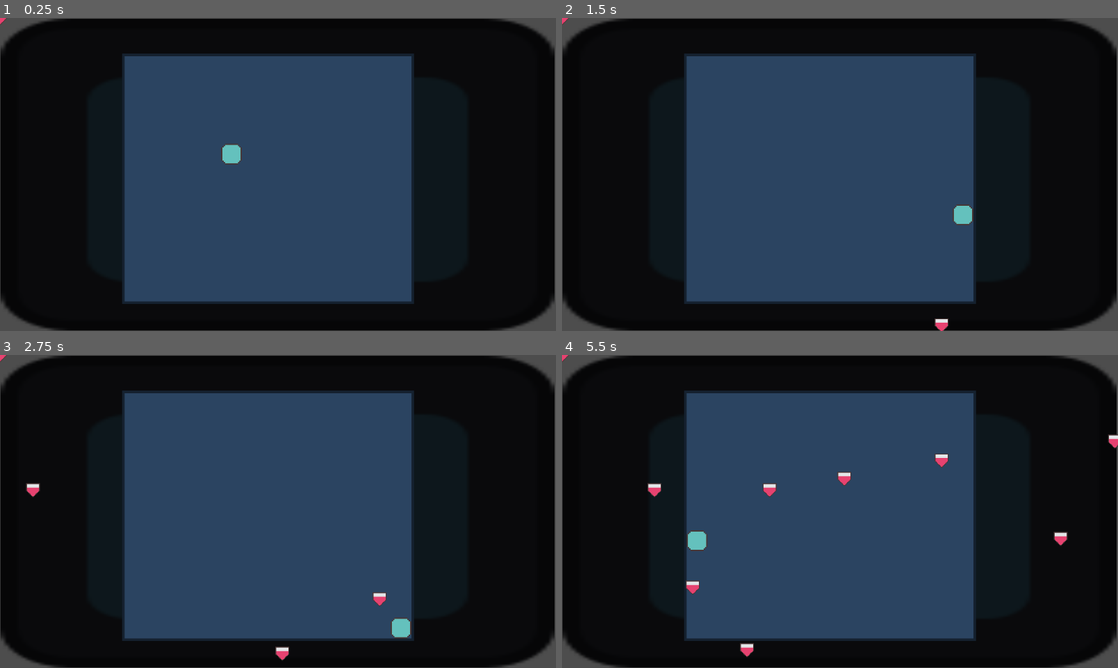
Above: before the commit, frames 1-4 (two rows, left to right).
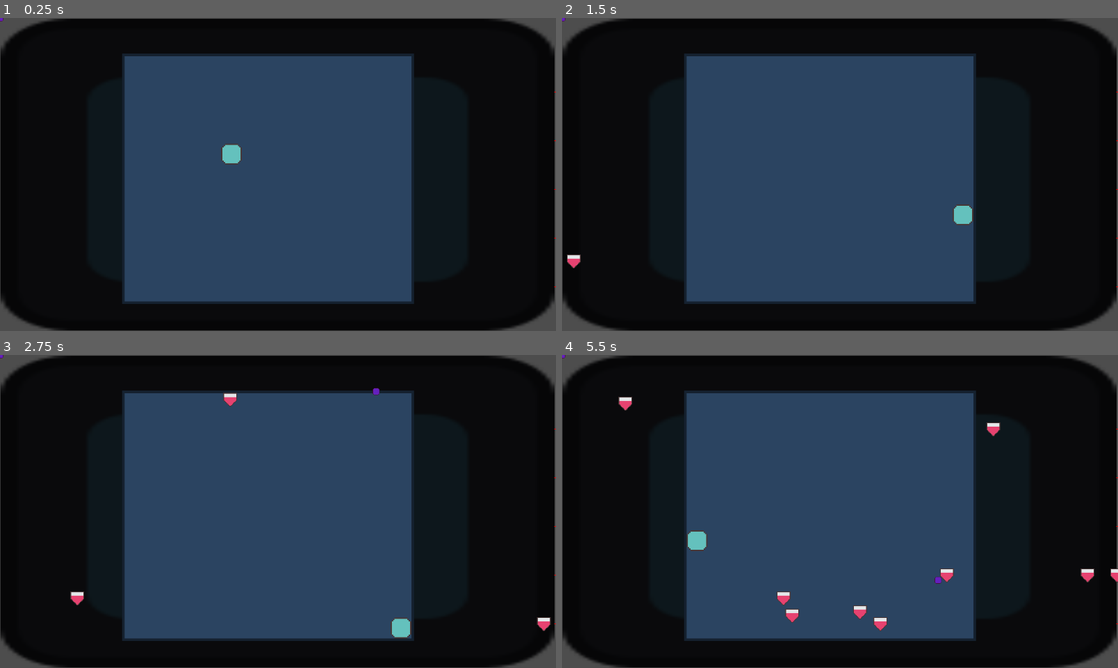
Above: after the commit, the same moments.

Repository: NathanPip/only-one
Game: Godot game, scene res://scenes/game.tscn
The game is run twice, just before and just after one commit, with the same random seed, the same clock (stepped at 60 frames per second) and the same inputs. The engine's default icon, where the game draws it, is replaced by a stand-in: a white triangle on a blue panel in a dark square.
Inputs:
- Up to frame 1 (0.25 s): no input
- Up to frame 2 (1.5 s): tap Enter at 0.5 s; hold D (move_right) 0.53-1.28 s; hold Space (action) 0.53-1.28 s; hold S (move_down) from 1.28 s (still down); tap Space (action) at 1.35 s
- Up to frame 3 (2.75 s): release S (move_down) at 2.03 s; hold D (move_right) from 2.03 s (still down); hold Space (action) from 2.03 s (still down)
- Up to frame 4 (5.5 s): release D (move_right) at 2.78 s; release Space (action) at 2.78 s; hold W (move_up) 2.78-3.53 s; tap Space (action) at 2.85, 4.35 s; hold Space (action) 3.53-4.28 s; hold A (move_left) 3.53-5.03 s; hold S (move_down) from 5.03 s (still down); hold Space (action) from 5.03 s (still down)

The runs differ from the first frame. In frame 1, less than 0.1% of the frame differs, in the area x 0-100%, y 0-86%; in frame 2, 0.2%; in frame 3, 0.6%; in frame 4, 1.5%, in the area x 0-100%, y 0-97%.

Commit message:
power up resource, controls, spawning and new invulnerability power up

Diff:
--- /dev/null
+++ b/resources/invulnerable_res.tres
@@ -0,0 +1,11 @@
+[gd_resource type="Resource" script_class="PowerUpRes" load_steps=4 format=3 uid="uid://bimi2fbtuicjy"]
+
+[ext_resource type="PackedScene" uid="uid://u8nq6ll45pg6" path="res://scenes/invulnerable_power_up.tscn" id="1_5hct3"]
+[ext_resource type="Script" uid="uid://dqsoql4t4daj8" path="res://resources/power_up_resource.gd" id="1_wkac8"]
+[ext_resource type="PackedScene" uid="uid://bh1l66v6lfj5u" path="res://scenes/invulnerable_power_up_projectile.tscn" id="2_1ya0f"]
+
+[resource]
+script = ExtResource("1_wkac8")
+projectile = ExtResource("2_1ya0f")
+powerup = ExtResource("1_5hct3")
+metadata/_custom_type_script = "uid://dqsoql4t4daj8"
--- /dev/null
+++ b/resources/power_up_resource.gd
@@ -0,0 +1,6 @@
+class_name PowerUpRes
+extends Resource
+
+@export var projectile: PackedScene
+@export var powerup: PackedScene
+var ready_projectiles: Array[PowerUpProjectile] = []
--- a/scenes/game.tscn
+++ b/scenes/game.tscn
@@ -1,12 +1,13 @@
-[gd_scene load_steps=10 format=3 uid="uid://dbv0sfajek4yy"]
+[gd_scene load_steps=11 format=3 uid="uid://dbv0sfajek4yy"]
 
 [ext_resource type="PackedScene" uid="uid://dywcwocgiu6xa" path="res://scenes/player.tscn" id="1_4jkwy"]
 [ext_resource type="Script" uid="uid://bwfuurc5n2f78" path="res://scripts/game.gd" id="1_yepdu"]
 [ext_resource type="Texture2D" uid="uid://do6therr0ir7b" path="res://sprites/icon.svg" id="2_6nrea"]
 [ext_resource type="Texture2D" uid="uid://cyxrq6elvvesr" path="res://sprites/game_area.png" id="2_iylc6"]
 [ext_resource type="AudioStream" uid="uid://bfcpdxmduv1c7" path="res://sounds/sad_one.mp3" id="2_u5sy4"]
+[ext_resource type="Script" uid="uid://dqsoql4t4daj8" path="res://resources/power_up_resource.gd" id="2_vtaks"]
+[ext_resource type="Resource" uid="uid://bimi2fbtuicjy" path="res://resources/invulnerable_res.tres" id="3_kvpfn"]
 [ext_resource type="PackedScene" uid="uid://cyna54vcigls4" path="res://scenes/spawner_group.tscn" id="4_s716r"]
-[ext_resource type="PackedScene" uid="uid://cx3r6howwyucd" path="res://scenes/projectile.tscn" id="6_h8s87"]
 
 [sub_resource type="RectangleShape2D" id="RectangleShape2D_4v5xx"]
 size = Vector2(19, 576)
@@ -16,9 +17,11 @@
 
 [node name="Game" type="Node2D"]
 script = ExtResource("1_yepdu")
+power_up_resources = Array[ExtResource("2_vtaks")]([ExtResource("3_kvpfn")])
 
 [node name="AudioStreamPlayer" type="AudioStreamPlayer" parent="."]
 stream = ExtResource("2_u5sy4")
+volume_db = -5.0
 autoplay = true
 parameters/looping = true
 
@@ -60,21 +63,23 @@
 speed = 700.0
 
 [node name="Spawner_Group4" parent="." instance=ExtResource("4_s716r")]
-position = Vector2(-8, 367)
+position = Vector2(-8, 392)
 
 [node name="Spawner_Group6" parent="." instance=ExtResource("4_s716r")]
-position = Vector2(601, -7)
+position = Vector2(586, -7)
 rotation = 1.5708
 
 [node name="Spawner_Group7" parent="." instance=ExtResource("4_s716r")]
-position = Vector2(594, 740)
+position = Vector2(630, 740)
 rotation = -1.5708
 
 [node name="Spawner_Group5" parent="." instance=ExtResource("4_s716r")]
-position = Vector2(1288, 367)
+position = Vector2(1281, 339)
 rotation = 3.14159
 
-[node name="Projectile" parent="." instance=ExtResource("6_h8s87")]
+[node name="Projectile_Timer" type="Timer" parent="."]
+autostart = true
 
-[node name="Timer" type="Timer" parent="."]
+[node name="Powerup_Timer" type="Timer" parent="."]
+wait_time = 2.0
 autostart = true
--- /dev/null
+++ b/scenes/invulnerable_power_up.tscn
@@ -0,0 +1,7 @@
+[gd_scene load_steps=2 format=3 uid="uid://u8nq6ll45pg6"]
+
+[ext_resource type="Script" uid="uid://vkdtxb4a3wbo" path="res://scripts/invulnerable_power_up.gd" id="1_aiw5p"]
+
+[node name="Invulnerable_PowerUp" type="Node"]
+script = ExtResource("1_aiw5p")
+duration = 3.0
--- /dev/null
+++ b/scenes/invulnerable_power_up_projectile.tscn
@@ -0,0 +1,11 @@
+[gd_scene load_steps=3 format=3 uid="uid://bh1l66v6lfj5u"]
+
+[ext_resource type="Script" uid="uid://ce83h4mgcvbc3" path="res://scripts/power_up_projectile.gd" id="1_hkqpe"]
+[ext_resource type="Texture2D" uid="uid://dujl40unr4emm" path="res://sprites/blue_square.png" id="1_u7vmt"]
+
+[node name="PowerUpProjectile" type="Sprite2D"]
+modulate = Color(1, 0.168627, 1, 1)
+texture_filter = 1
+texture = ExtResource("1_u7vmt")
+script = ExtResource("1_hkqpe")
+metadata/_custom_type_script = "uid://ce83h4mgcvbc3"
--- a/scenes/player.tscn
+++ b/scenes/player.tscn
@@ -8,6 +8,7 @@
 
 [node name="CharacterBody2D" type="CharacterBody2D"]
 script = ExtResource("1_8ib4f")
+speed = 200.0
 
 [node name="Sprite2D" type="Sprite2D" parent="."]
 texture_filter = 1
--- /dev/null
+++ b/scenes/power_up.tscn
@@ -0,0 +1,10 @@
+[gd_scene load_steps=3 format=3 uid="uid://18x460pwc4kt"]
+
+[ext_resource type="Texture2D" uid="uid://dujl40unr4emm" path="res://sprites/blue_square.png" id="1_j7my0"]
+[ext_resource type="Script" uid="uid://ce83h4mgcvbc3" path="res://scripts/power_up_projectile.gd" id="2_ig136"]
+
+[node name="PowerUp" type="Sprite2D"]
+modulate = Color(1, 0.0235294, 1, 1)
+texture_filter = 1
+texture = ExtResource("1_j7my0")
+script = ExtResource("2_ig136")
--- a/scenes/projectile.tscn
+++ b/scenes/projectile.tscn
@@ -7,5 +7,4 @@
 texture_filter = 1
 texture = ExtResource("1_3ijri")
 script = ExtResource("2_7kis1")
-speed = 100
 size = 32.0
--- a/scenes/spawner_group.tscn
+++ b/scenes/spawner_group.tscn
@@ -20,6 +20,3 @@
 
 [node name="Spawner4" parent="." instance=ExtResource("1_8rrhh")]
 position = Vector2(-25.001, 168)
-
-[node name="Spawner6" parent="." instance=ExtResource("1_8rrhh")]
-position = Vector2(-25.001, 280)
--- a/scripts/game.gd
+++ b/scripts/game.gd
@@ -1,25 +1,126 @@
+class_name Game
 extends Node2D
 
+const projectile_scene = preload("res://scenes/projectile.tscn")
+const invulnerable_powerup_scene = preload("res://scenes/invulnerable_power_up.tscn")
+
 var spawner_groups: Array[SpawnerGroup] = []
-var timer: Timer
-var wait_range: Vector2 = Vector2(.2, .8)
+var ready_projectiles: Array[Projectile] = []
+var ready_powerup_projectiles_map: Dictionary = {}
 
-func _on_timeout():
+var projectiles: Array[Projectile] = []
+var player: Player
+var proj_timer: Timer
+var powerup_timer: Timer
+var starting_spawn = Vector2(-100, -100)
+
+@export var power_up_resources: Array[PowerUpRes]
+@export var proj_wait_range: Vector2 = Vector2(.2, .8)
+@export var powerup_wait_range: Vector2 = Vector2(15, 45)
+@export var projectile_count: int = 100
+@export var powerup_count: int = 3
+
+@export var projectile_speed_range: Vector2 = Vector2(100, 200)
+@export var power_up_speed_range: Vector2 = Vector2(100, 200)
+
+func collision_check(proj: Projectile) -> bool:
+	if proj.position.x-proj.size/2 < player.position.x + 24 && proj.position.x + proj.size/2 > player.position.x - 24 && proj.position.y - proj.size/2 < player.position.y + 24 && proj.position.y + proj.size/2 > player.position.y - 24:
+		return true
+	return false
+
+func kill_projectile(proj: Projectile):
+	if proj is PowerUpProjectile:
+		ready_powerup_projectiles_map[proj.power_up.power_up_type].ready_projectiles.append(proj)
+	else:
+		ready_projectiles.append(proj)
+	proj.fired = false
+	proj.visible = false
+	pass
+
+func spawn_projectile(proj: Projectile):
+	proj.fired = true
+	proj.visible = true
+
+func choose_spawner() -> SpawnerGroup:
 	var rand_spawn = randi_range(0, 3)
 	var spawner = spawner_groups[rand_spawn]
-	spawner.fire_projectile()
-	var rand = randf_range(wait_range.x, wait_range.y)
-	timer.wait_time = rand
-	pass
+	return spawner
+
+func _on_proj_timeout():
+	var spawner = choose_spawner()
+	var proj = ready_projectiles.pop_front()
+	if proj != null:
+		spawner.prepare_projectile(proj, projectile_speed_range)
+		spawn_projectile(proj)
+	var rand = randf_range(proj_wait_range.x, proj_wait_range.y)
+	proj_timer.wait_time = rand
+
+func _on_powerup_timeout():
+	var spawner = choose_spawner()
+	var keys = ready_powerup_projectiles_map.keys()
+	var rand_power_up = randi_range(0, keys.size()-1)
+	var ready_powerups = ready_powerup_projectiles_map[keys[rand_power_up]]
+	print(ready_powerups)
+	var pup = ready_powerups.ready_projectiles.pop_front()
+	print(pup)
+	if pup != null:
+		spawner.prepare_projectile(pup, power_up_speed_range)
+		spawn_projectile(pup)
+	var rand = randf_range(powerup_wait_range.x, powerup_wait_range.y)
+	powerup_timer.wait_time = rand
+
+func instantiate_projectiles(count: int, list: Array[Projectile], proj_scene: PackedScene):
+	for i in range(count):
+		var proj = proj_scene.instantiate()
+		self.add_child.call_deferred(proj)
+		proj.global_position = starting_spawn
+		list.append(proj)
+		projectiles.append(proj)
+
+func setup_powerups(powerups: Array[PowerUpRes]):
+	for p in powerups:
+		var inst = p.powerup.instantiate()
+		if ready_powerup_projectiles_map.has(inst.power_up_type):
+			print("double powerups exists")
+			get_tree().quit()
+			return
+		self.add_child(inst)
+		for i in range(powerup_count):
+			var p_inst = p.projectile.instantiate() as PowerUpProjectile
+			p_inst.power_up = inst
+			self.add_child(p_inst)
+			p.ready_projectiles.append(p_inst)
+			projectiles.append(p_inst)
+		ready_powerup_projectiles_map[inst.power_up_type] = p
 
 # Called when the node enters the scene tree for the first time.
 func _ready() -> void:
-	timer = get_node("Timer")
-	timer.timeout.connect(_on_timeout)
+	proj_timer = get_node("Projectile_Timer")
+	powerup_timer = get_node("Powerup_Timer")
+	proj_timer.timeout.connect(_on_proj_timeout)
+	powerup_timer.timeout.connect(_on_powerup_timeout)
+	powerup_timer.wait_time = randf_range(powerup_wait_range.x, powerup_wait_range.y)
+	player = self.get_node("Player")
+	if player == null:
+		print("no player found")
+		get_tree().quit()
+
 	for child in get_children():
 		if child is SpawnerGroup:
 			spawner_groups.append(child)
 
+	instantiate_projectiles(projectile_count, ready_projectiles, projectile_scene)
+	setup_powerups(power_up_resources)
+
 # Called every frame. 'delta' is the elapsed time since the previous frame.
 func _process(delta: float) -> void:
-	pass
+	for i in range(projectiles.size()):
+		var proj = projectiles[i]
+		if proj == null || !proj.fired:
+			continue
+		proj._move(delta)
+		if collision_check(proj) && !player.invulnerable:
+			proj._on_impact(player)
+			kill_projectile(proj)
+		if proj.position.x > 2000 || proj.position.x < -300 || proj.position.y > 2000 || proj.position.y < -300:
+			kill_projectile(proj)
--- /dev/null
+++ b/scripts/invulnerable_power_up.gd
@@ -0,0 +1,9 @@
+extends PowerUp
+
+func _activate(player: Player):
+    player.invulnerable = true
+    pass
+
+func _deactivate(player: Player):
+    player.invulnerable = false
+    pass
--- a/scripts/player.gd
+++ b/scripts/player.gd
@@ -2,6 +2,39 @@
 extends CharacterBody2D
 
 @export var speed = 300.0
+var current_power_up: PowerUp
+var power_up_timer: float = 0:
+	set(val):
+		if val <= 0:
+			power_up_active = false
+			current_power_up._deactivate(self)
+			current_power_up = null
+			return
+		power_up_timer = val
+	get:
+		return power_up_timer
+var power_up_active: bool = false
+
+@export var invulnerable: bool:
+	set(value):
+		invulnerable = value
+		var color = self.modulate
+		if value:
+			self.modulate = Color(color.a, color.g, color.b, .5)
+		else:
+			self.modulate = Color(color.a, color.g, color.b, 1)
+	get:
+		return invulnerable
+
+func _input(event: InputEvent) -> void:
+	if event.is_action_pressed("action"):
+		if current_power_up != null && !power_up_active:
+			current_power_up._activate(self)
+			power_up_active = true
+
+func set_power_up(power_up: PowerUp):
+	current_power_up = power_up
+	power_up_timer = power_up.duration
 
 func get_input():
 	var direction := Input.get_vector("move_left", "move_right", "move_up", "move_down")
@@ -13,3 +46,7 @@
 func _physics_process(_delta: float) -> void:
 	get_input()
 	move_and_slide()
+
+func _process(delta: float) -> void:
+	if power_up_active:
+		power_up_timer -= delta
--- /dev/null
+++ b/scripts/power_up.gd
@@ -0,0 +1,13 @@
+class_name PowerUp
+extends Node
+
+enum power_up_type {INVULNERABLE}
+
+@export var type: power_up_type = power_up_type.INVULNERABLE
+@export var duration: float = 1
+
+func _activate(player: Player):
+    pass
+
+func _deactivate(player: Player):
+    pass
--- /dev/null
+++ b/scripts/power_up_projectile.gd
@@ -0,0 +1,8 @@
+class_name PowerUpProjectile
+extends Projectile
+
+@export var power_up: PowerUp
+
+func _on_impact(player: Player):
+    player.set_power_up(power_up)
+    pass
--- a/scripts/projectile.gd
+++ b/scripts/projectile.gd
@@ -1,11 +1,17 @@
 class_name Projectile
 extends Sprite2D
 
-@export var speed = 200
+@export var speed: float = 200
 @export var size: float = 16
 @export var fired: bool = false
 var direction: Vector2 = Vector2(1, 0)
 
+func _on_impact(player: Player):
+	pass
+
+func _move(delta: float):
+	self.position += self.direction*self.speed * delta
+	pass
 # Called when the node enters the scene tree for the first time.
 func _ready() -> void:
 	self.scale *= size/16
--- a/scripts/spawner_group.gd
+++ b/scripts/spawner_group.gd
@@ -1,70 +1,28 @@
 class_name SpawnerGroup
 extends Node2D
 
-const projectile_scene = preload("res://scenes/projectile.tscn")
+var spawners: Array[Spawner] = []
+var removables: Array[int] = []
+var game_node: Game
 
-@export var projectile_count: int = 20
-var spawners: Array[Spawner] = []
-var ready_projectiles: Array[Projectile] = []
-var projectiles: Array[Projectile] = []
-var removables: Array[int] = []
-var player: Player
-
-func collision_check(proj: Projectile) -> bool:
-	if proj.position.x-proj.size/2 < player.position.x + 24 && proj.position.x + proj.size/2 > player.position.x - 24 && proj.position.y - proj.size/2 < player.position.y + 24 && proj.position.y + proj.size/2 > player.position.y - 24:
-		return true
-	return false
-
-func fire_projectile():
+func prepare_projectile(proj: Projectile, speed_range: Vector2):
 	var rand = randi_range(0, spawners.size()-1)
 	var spawner = spawners[rand]
-	var proj = ready_projectiles.pop_front()
-	proj.speed = randf_range(100, 150)
+	proj.speed = randf_range(speed_range.x, speed_range.y)
 	if proj == null:
 		print("no projectile")
 		return
 	var dir = spawner.shoot_direction.rotated(spawner.global_rotation)
 	proj.direction = dir
 	proj.global_position = spawner.global_position
-	spawn_projectile(proj)
-
-
-func kill_projectile(proj: Projectile):
-	ready_projectiles.append(proj)
-	proj.fired = false
-	proj.visible = false
-	pass
-
-func spawn_projectile(proj: Projectile):
-	proj.fired = true
-	proj.visible = true
 
 # Called when the node enters the scene tree for the first time.
 func _ready() -> void:
-	var game_node = get_tree().get_root().get_node("Game")
-	player = game_node.get_node("Player")
-	if player == null:
-		print("no player found")
-		get_tree().quit()
+	game_node = get_tree().get_root().get_node("Game")
 	for child in get_children():
 		if child is Spawner:
 			spawners.append(child)
-	var starting_spawn = Vector2(-100, -100)
-	for i in range(projectile_count):
-		var proj = projectile_scene.instantiate()
-		game_node.add_child.call_deferred(proj)
-		proj.global_position = starting_spawn
-		ready_projectiles.append(proj)
-		projectiles.append(proj)
 
 # Called every frame. 'delta' is the elapsed time since the previous frame.
 func _process(delta: float) -> void:
-	for i in range(projectiles.size()):
-		var proj = projectiles[i]
-		if proj == null || !proj.fired:
-			continue
-		proj.position += proj.direction*proj.speed * delta
-		if collision_check(proj):
-			kill_projectile(proj)
-		if proj.position.x > 2000 || proj.position.x < -300 || proj.position.y > 2000 || proj.position.y < -300:
-			kill_projectile(proj)
+	pass
Not shown, added: resources/power_up_resource.gd.uid
Not shown, added: scripts/invulnerable_power_up.gd.uid
Not shown, added: scripts/power_up.gd.uid
Not shown, added: scripts/power_up_projectile.gd.uid
